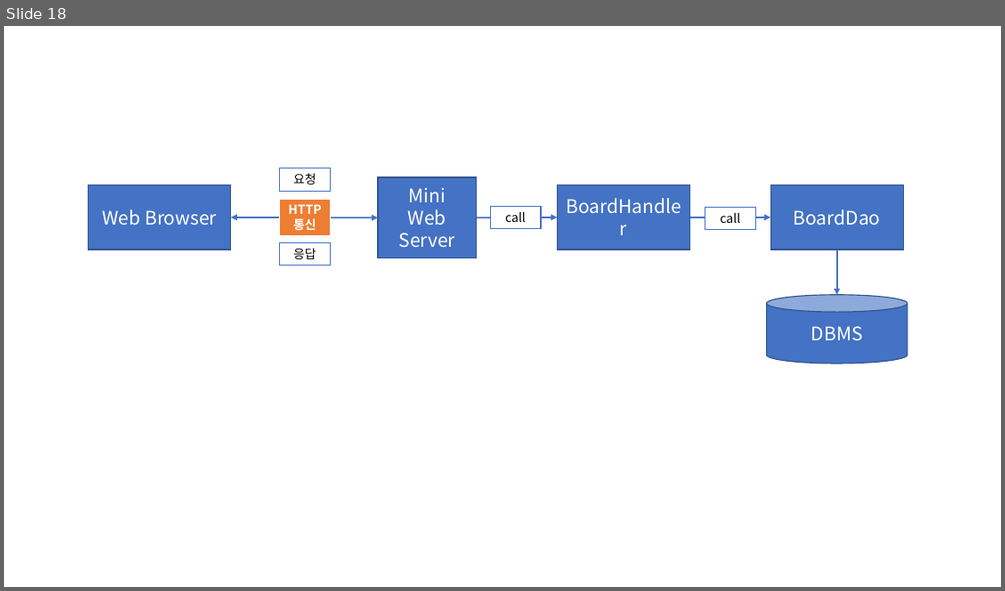
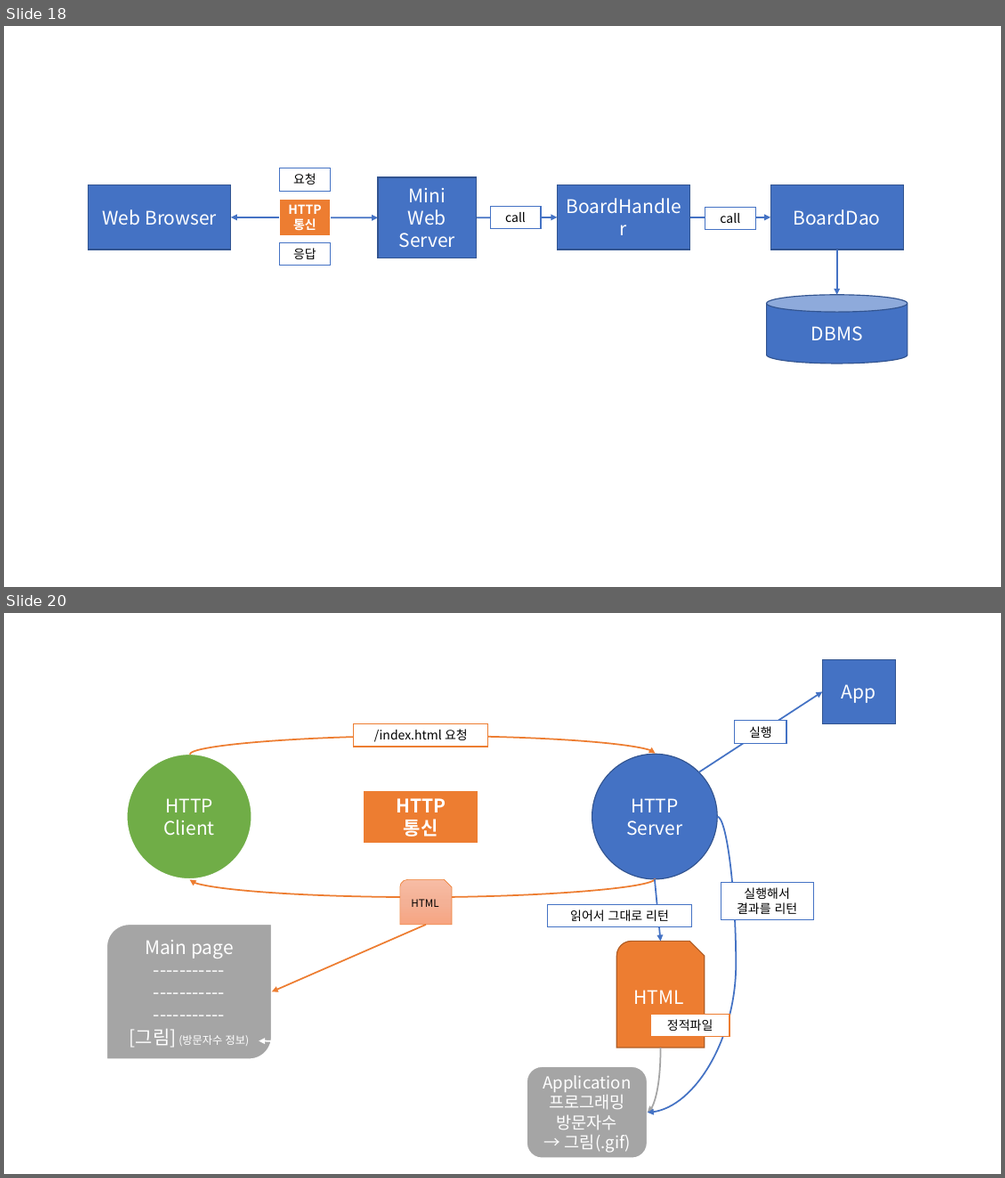
Before and after one commit to Dingadung/2022-study-workspace, a slide deck: study-note/자바/2022-09-15 내용정리.pptx. Shown one above the other, each under a label of ours: slide 18 before the commit, slides 18 and 20 after it; the slides between them are not shown. The pictures are 1005x591 and 1005x1178 pixels, drawn with LibreOffice and Linux fonts; fonts in the diff are those of the drawing. Boxes give left, top, right and bottom in pixels: in the first picture for what was removed or moved away, otherwise in the second. Text is boxed around its words. In the diff, an @@ line names an element or a change of style, - is before the commit and + after.

```diff
--- a/study-note/자바/2022-09-15 내용정리.pptx
+++ b/study-note/자바/2022-09-15 내용정리.pptx
@@ slide 20 added at <box>4,613,1001,1174</box>, background #FFFFFF @@
@@ rectangle added at <box>822,659,896,723</box>, fill #4472C4, outline #325491 1 pt, 18 pt, text #FFFFFF @@
+App
@@ arrow added from (699, 772) to (822, 691), #4472C4 1.5 pt @@
@@ curved arrow added from (189, 755) to (655, 754), #ED7D31 1.5 pt @@
@@ rectangle added at <box>353,723,488,747</box>, fill #FFFFFF, outline #ED7D31 1 pt, 12 pt, text #000000 @@
+/index.html 요청
@@ rectangle added at <box>735,721,786,743</box>, fill #FFFFFF, outline #4472C4 1 pt, 12 pt, text #000000 @@
+실행
@@ ellipse added at <box>127,754,251,878</box>, fill #70AD47, outline #FFFFFF 1.5 pt, 18 pt, text #FFFFFF @@
+HTTP
+Client
@@ ellipse added at <box>591,754,717,878</box>, fill #4472C4, outline #325491 1 pt, 18 pt, text #FFFFFF @@
+HTTP
+Server
@@ rectangle added at <box>363,791,479,844</box>, fill #ED7D31, outline #FFFFFF 1.5 pt, 18 pt, text #FFFFFF, bold @@
+HTTP
+통신
@@ curved arrow added from (718, 817) to (647, 1112), #4472C4 1.5 pt @@
@@ curved arrow added from (655, 878) to (189, 880), #ED7D31 1.5 pt @@
@@ arrow added from (655, 879) to (661, 941), #4472C4 1.5 pt @@
@@ snip round rect added at <box>400,880,452,925</box>, fill gradient #F7BDA5 to #F5B196 to #F8A582, outline #ED7D31 0.5 pt, 10 pt, text #000000 @@
+HTML
@@ rectangle added at <box>548,905,691,927</box>, fill #FFFFFF, outline #4472C4 1 pt, 12 pt, text #000000 @@
+읽어서 그대로 리턴
@@ rectangle added at <box>721,882,814,919</box>, fill #FFFFFF, outline #4472C4 1 pt, 12 pt, text #000000 @@
+실행해서
+결과를 리턴
@@ round diag rect added at <box>106,925,272,1060</box>, fill #A5A5A5, outline #FFFFFF 1.5 pt, 18 pt, text #FFFFFF @@
+Main page
+-----------
+-----------
+-----------
+[그림] (방문자수 정보)
@@ arrow added from (426, 925) to (272, 991), #ED7D31 1.5 pt @@
@@ snip round rect added at <box>616,941,704,1047</box>, fill #ED7D31, outline #AF5C24 1 pt, 18 pt, text #FFFFFF @@
+HTML
@@ rectangle added at <box>651,1013,729,1037</box>, fill #FFFFFF, outline #ED7D31 1 pt, 12 pt, text #000000 @@
+정적파일
@@ curved arrow added from (526, 1112) to (259, 1041), #FFFFFF 1.5 pt @@
@@ rounded rectangle added at <box>526,1066,647,1159</box>, fill #A5A5A5, outline #FFFFFF 1.5 pt, 16 pt, text #FFFFFF @@
+Application
+프로그래밍
+방문자수
+→ 그림(.gif)
@@ curved arrow added from (661, 1047) to (647, 1112), #A5A5A5 1.5 pt @@
```
Also in this commit, not shown: 1 slide changed, 4 other slides added, 3 slides removed, 1 other file.
